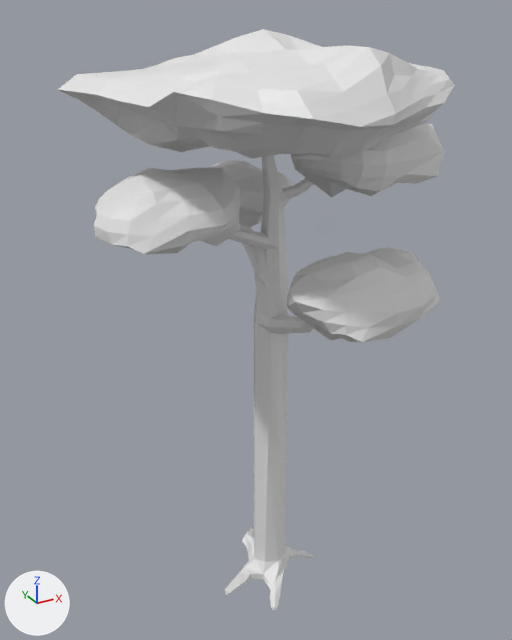
Renders of the Blender file libs/envs/dark_forest/dark_tree2.blend from each side of a commit.
Before and after are seen from a camera (50 mm lens) standing at (-9.92, -16.76, 15.25) and looking at (-2.18, -2.68, 8.21). The lights are fixed; the arrows at lower left show +X, +Y and +Z.

The first picture shows 'leaves', 'leaves.001', 'leaves.002', 'leaves.003', 'leaves.004', 'trunk'.
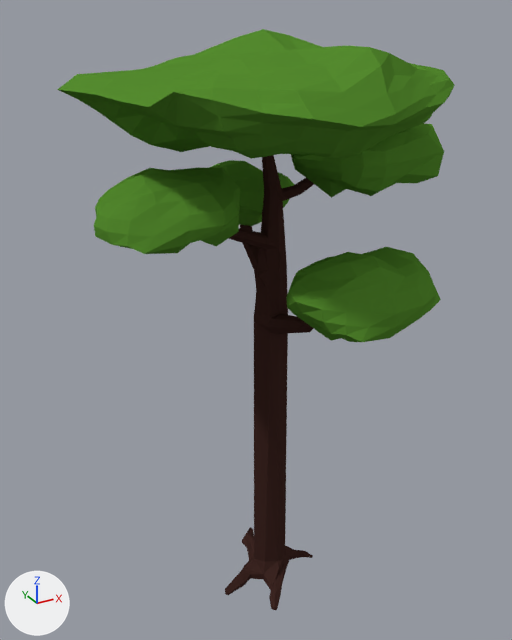
Patch to the scene script:
```diff
--- a/libs/envs/dark_forest/dark_tree2.blend.py
+++ b/libs/envs/dark_forest/dark_tree2.blend.py
@@ mat_material @@
+mat_material = diffuse_material('Material')
+mat_material.base_color = (0.0482, 0.0203, 0.0168)  # brown #3e2723
@@ mat_material_001 @@
+mat_material_001 = diffuse_material('Material.001')
+mat_material_001.base_color = (0.0908, 0.258, 0.0284)  # green #558b2f
@@ me_cube_004 @@
 me_cube_004.from_pydata(...)  # 98 vertices, 96 faces; spans x -1.39..2.09, y -2.14..1.2, z -0.95..0.9
+me_cube_004.materials.append(mat_material_001)  # green #558b2f
@@ me_cube_003 @@
 me_cube_003.from_pydata(...)  # 98 vertices, 96 faces; spans x -1.48..2.07, y -1.72..1.2, z -1.25..0.95
+me_cube_003.materials.append(mat_material_001)  # green #558b2f
@@ me_cube_002 @@
 me_cube_002.from_pydata(...)  # 98 vertices, 96 faces; spans x -1.46..2.04, y -1.86..1.0, z -1.0..0.95
+me_cube_002.materials.append(mat_material_001)  # green #558b2f
@@ me_cube_001 @@
 me_cube_001.from_pydata(...)  # 386 vertices, 384 faces; spans x -2.41..1.87, y -2.64..2.09, z -1.0..1.43
+me_cube_001.materials.append(mat_material_001)  # green #558b2f
@@ me_cube @@
 me_cube.from_pydata(...)  # 98 vertices, 96 faces; spans x -1.5..1.56, y -2.13..1.2, z -1.0..0.95
+me_cube.materials.append(mat_material_001)  # green #558b2f
@@ me_cylinder @@
 me_cylinder.from_pydata(...)  # 358 vertices, 353 faces; spans x -3.7..3.9, y -5.6..4.1, z -1.5..28.0
+me_cylinder.materials.append(mat_material)  # brown #3e2723
```

Boxes [x1, y1, x2, y2] around the edits, measured in the pictures (512 x 640 px):
'leaves.003', recoloured (white to green): [57, 29, 455, 159] in both
'trunk', recoloured: [225, 155, 314, 610] in both
'leaves', recoloured (grey to green): [286, 247, 441, 342] in both
'leaves.001', recoloured (white to green): [94, 167, 240, 254] in both
'leaves.004', recoloured (grey to green): [291, 124, 444, 198] in both
'leaves.002', recoloured (grey to green): [210, 160, 295, 226] in both
